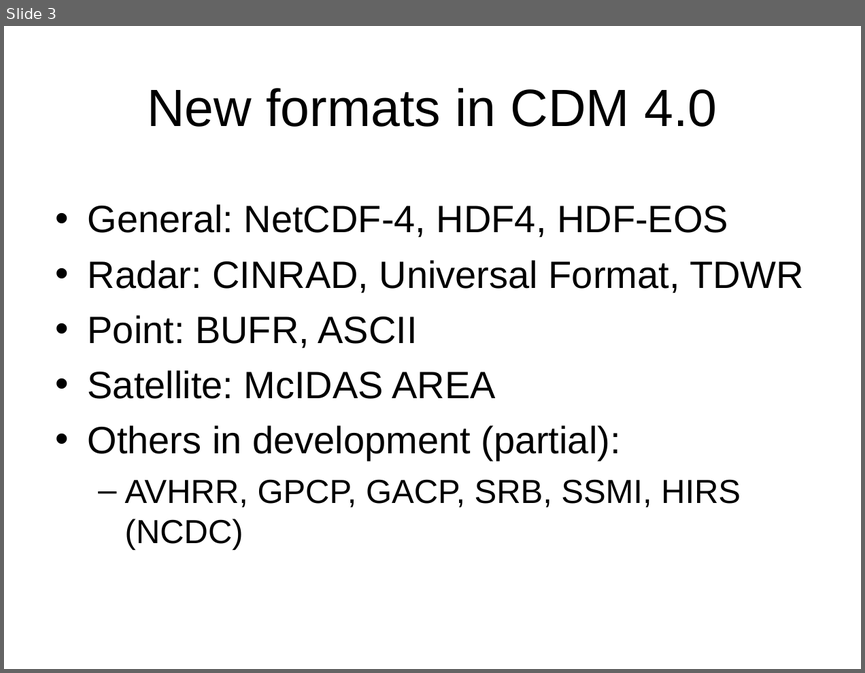
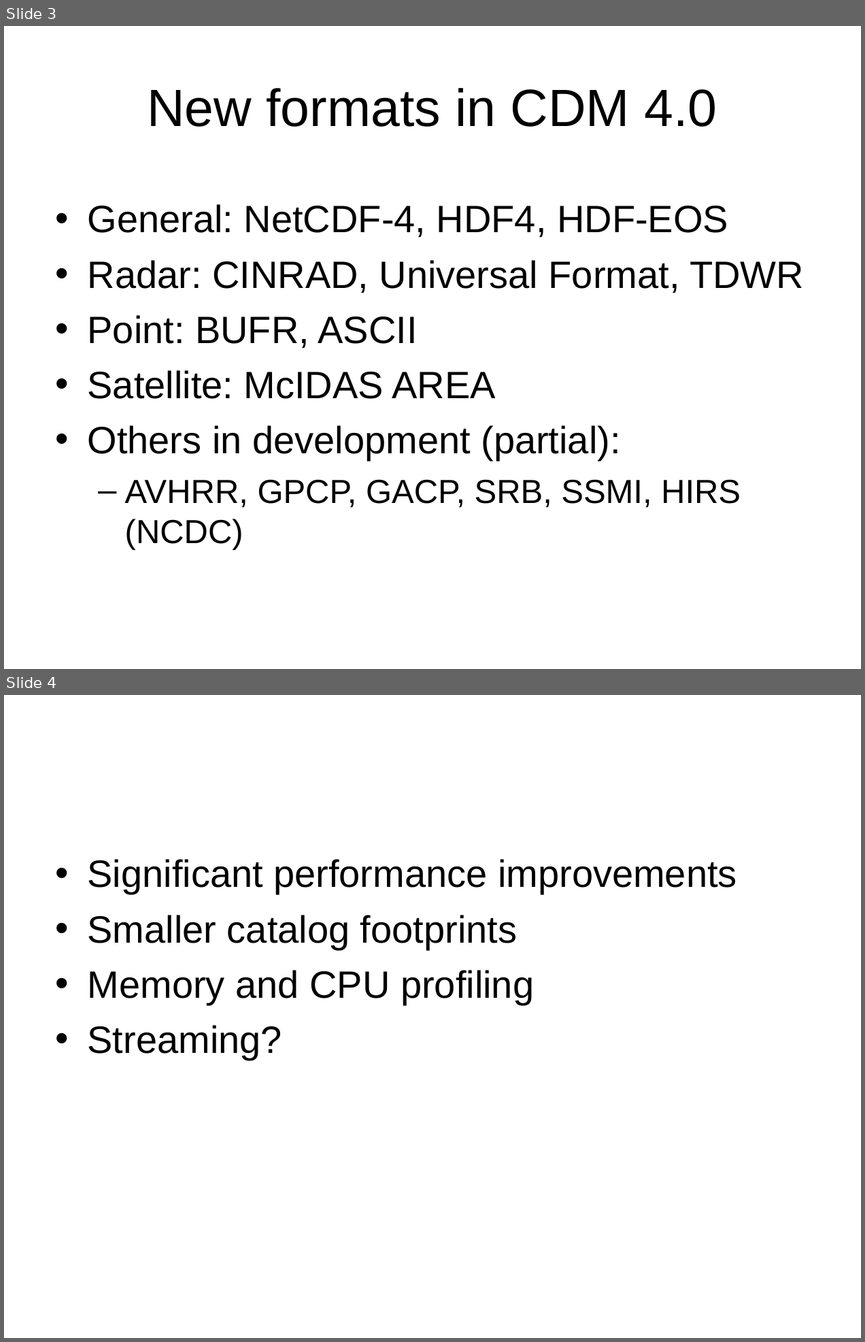
Before and after one commit to ooici-eoi/THREDDS, a slide deck: docs/web/thredds/tech/tutorial/TDS4.ppt. Shown one above the other, each under a label of ours: slide 3 before the commit, slides 3 and 4 after it. The pictures are 865x673 and 865x1342 pixels, drawn with LibreOffice and Linux fonts; fonts in the diff are those of the drawing; background and template pictures are left out. Boxes give left, top, right and bottom in pixels: in the first picture for what was removed or moved away, otherwise in the second. Text is boxed around its words. In the diff, an @@ line names an element or a change of style, - is before the commit and + after.

```diff
--- a/docs/web/thredds/tech/tutorial/TDS4.ppt
+++ b/docs/web/thredds/tech/tutorial/TDS4.ppt
@@ slide 4 added at box(4, 695, 861, 1338), background picture (left out) @@
@@ text added at box(88, 859, 737, 1060), 32 pt, text #000000 @@
+• Significant performance improvements
+• Smaller catalog footprints
+• Memory and CPU profiling
+• Streaming?
```
Also in this commit, not shown: 1 other slide added, 22 other files.
